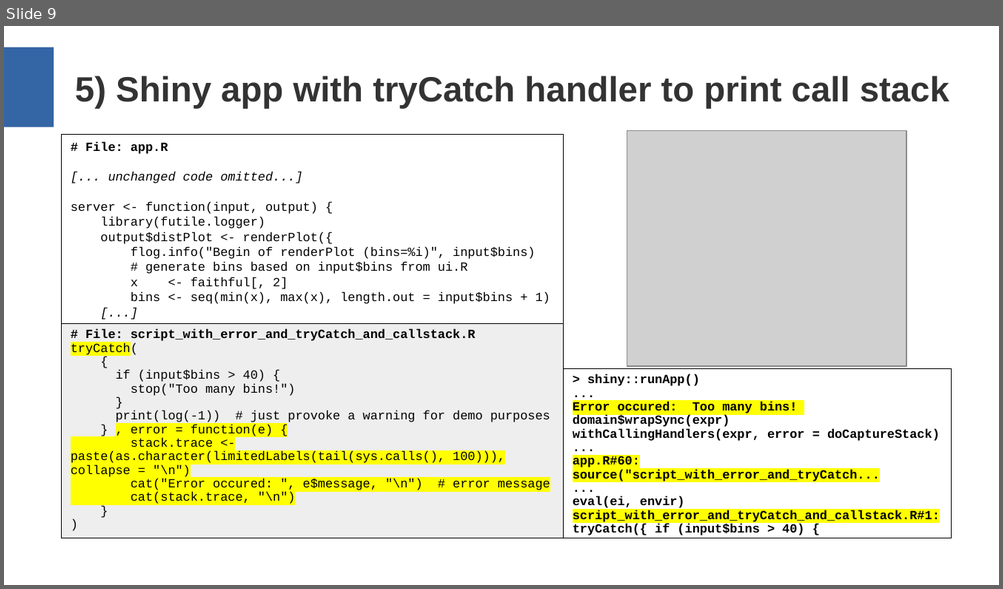
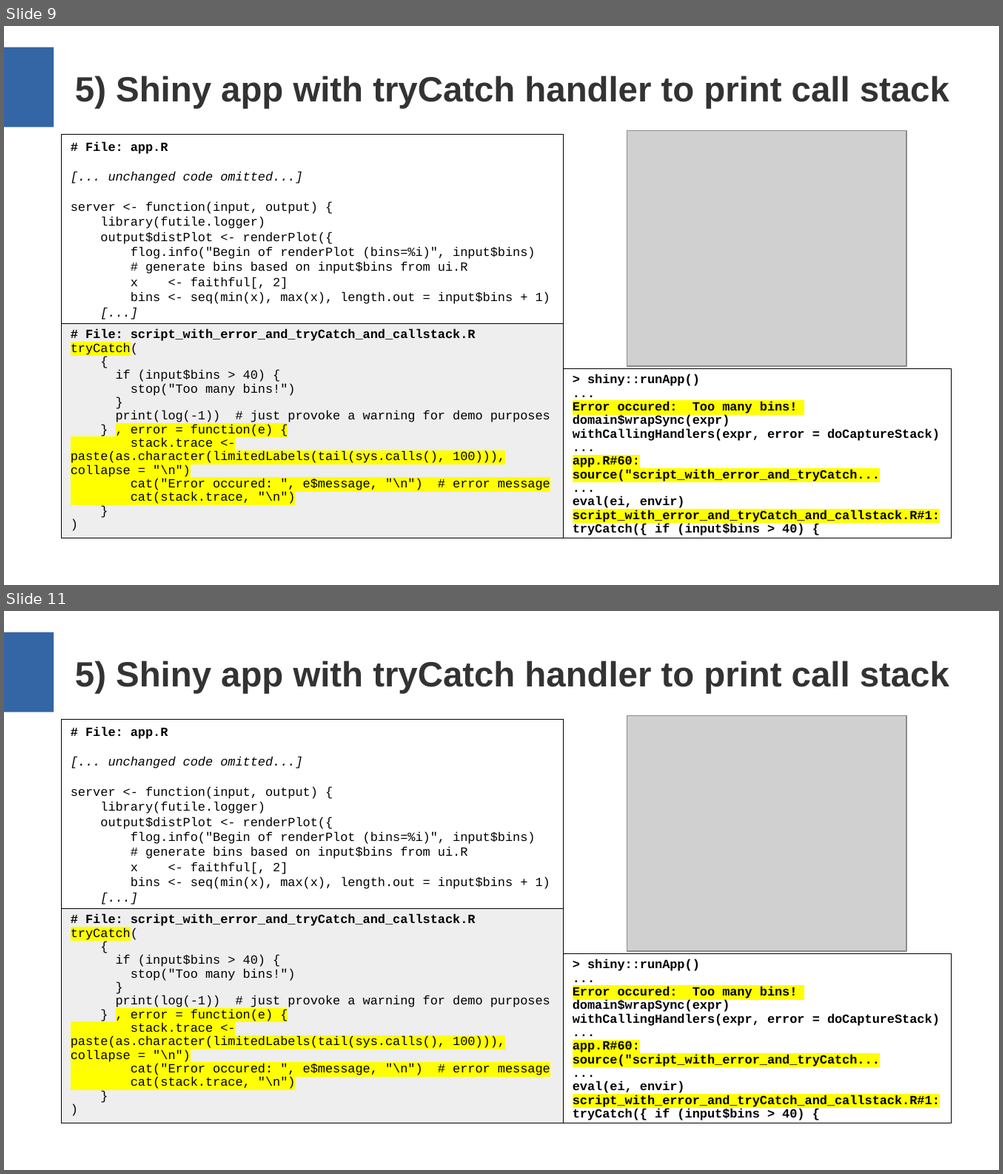
Before and after one commit to aryoda/R_shiny_post_mortem_analysis_training, a slide deck: Training slides.odp. Shown one above the other, each under a label of ours: slide 9 before the commit, slides 9 and 11 after it; the slides between them are not shown. The pictures are 1003x589 and 1003x1174 pixels, drawn with LibreOffice and Linux fonts; fonts in the diff are those of the drawing; grey boxes stand for pictures. Boxes give left, top, right and bottom in pixels: in the first picture for what was removed or moved away, otherwise in the second. Text is boxed around its words. In the diff, an @@ line names an element or a change of style, - is before the commit and + after.

```diff
--- a/Training slides.odp
+++ b/Training slides.odp
@@ slide 11 added at [4, 611, 999, 1170], background #FFFFFF; not listed: 1 template element that a slide beside it also shows @@
@@ title added at [75, 661, 949, 694], 28 pt, text #333333, bold @@
+5) Shiny app with tryCatch handler to print call stack
@@ rectangle added at [62, 719, 563, 908], outline #000000 0 pt, 10 pt, text #000000 @@
+# File: app.R
+[... unchanged code omitted...]
+server <- function(input, output) {
+library(futile.logger)
+output$distPlot <- renderPlot({
+flog.info("Begin of renderPlot (bins=%i)", input$bins)
+# generate bins based on input$bins from ui.R
+x <- faithful[, 2]
+bins <- seq(min(x), max(x), length.out = input$bins + 1)
+[...]
@@ picture added at [627, 715, 907, 951] @@
@@ rectangle added at [62, 908, 563, 1124], fill #EEEEEE, outline #000000 0 pt, 10 pt, text #000000 @@
+# File: script_with_error_and_tryCatch_and_callstack.R
+tryCatch(
+{
+if (input$bins > 40) {
+stop("Too many bins!")
+}
+print(log(-1)) # just provoke a warning for demo purposes
+} , error = function(e) {
+stack.trace <- paste(as.character(limitedLabels(tail(sys.calls(), 100))), collapse = "\n")
+cat("Error occured: ", e$message, "\n") # error message
+cat(stack.trace, "\n")
+}
+)
@@ rectangle added at [563, 954, 952, 1124], outline #000000 0 pt, 10 pt, text #000000, bold @@
+> shiny::runApp()
+...
+Error occured: Too many bins!
+domain$wrapSync(expr)
+withCallingHandlers(expr, error = doCaptureStack)
+...
+app.R#60: source("script_with_error_and_tryCatch...
+...
+eval(ei, envir)
+script_with_error_and_tryCatch_and_callstack.R#1: tryCatch({ if (input$bins > 40) {
```
Also in this commit, not shown: 2 other slides added.
